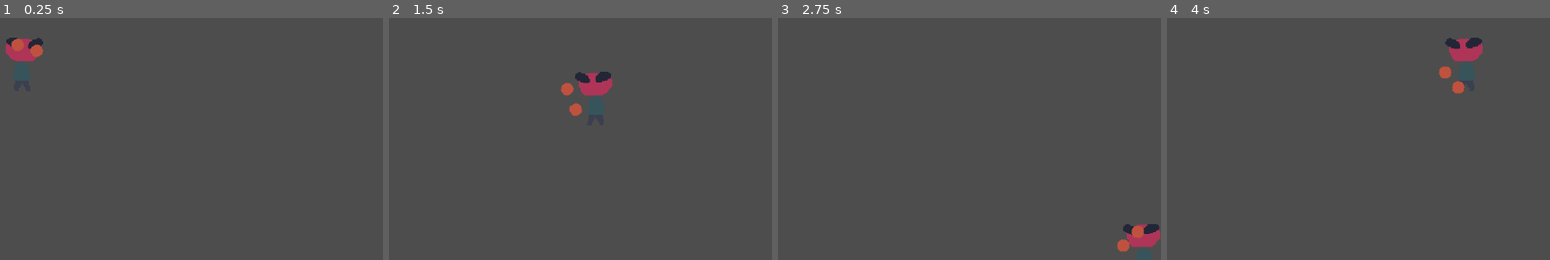
Above: before the commit, frames 1-4 (left to right).
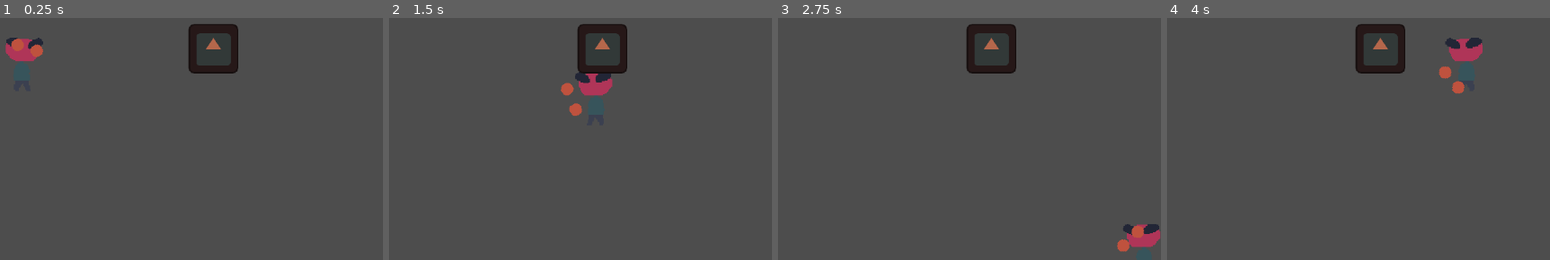
Above: after the commit, the same moments.

Repository: artemvandalovski/Salty-John
Game: Godot game, scene res://levels/Office.tscn
Two runs of this game, one before a commit and one after it. Both use one fixed random seed, a clock stepped at 60 frames per second and the inputs below. The engine's default icon, where the game draws it, is replaced by a stand-in: a white triangle on a blue panel in a dark square.
Inputs (mouse positions are in pixels of both pictures, inside the frame that each line leads up to):
- Up to frame 1 (0.25 s): no input
- Up to frame 2 (1.5 s): tap Enter at 0.5 s; move the mouse to (569, 39) at 0.52 s; hold D (right) 0.53-1.28 s; click (569, 39) at 0.6 s; move the mouse to (outside the picture) at 1.27 s; hold S (down) from 1.28 s (still down); right-click (outside the picture) at 1.35 s
- Up to frame 3 (2.75 s): move the mouse to (outside the picture) at 2.02 s; release S (down) at 2.03 s; hold D (right) from 2.03 s (still down); click (outside the picture) at 2.1 s
- Up to frame 4 (4 s): move the mouse to (outside the picture) at 2.77 s; release D (right) at 2.78 s; hold W (up) 2.78-3.53 s; right-click (outside the picture) at 2.85 s; move the mouse to (1404, 119) at 3.52 s; hold A (left) from 3.53 s (still down); click (1404, 119) at 3.6 s

The runs differ from the first frame. In frame 1, 2.6% of the frame differs, in the area x 49-63%, y 2-23%; in frame 2, 2.6%; in frame 3, 2.6%; in frame 4, 2.6%.

Commit message:
created enemy dummy

Diff:
--- a/autoloads/Global.gd
+++ b/autoloads/Global.gd
@@ -1,5 +1,4 @@
 extends Node
-
 
 var player
 var curr_level
--- a/common/hurtbox/Hurtbox.gd
+++ b/common/hurtbox/Hurtbox.gd
@@ -1,6 +1,5 @@
 class_name Hurtbox
 extends Area2D
-
 
 signal damaged(dmg)
 signal knocked_back(kb)
@@ -11,9 +10,11 @@
 
 
 func _ready():
+	config()
+
+func config():
 	collision_layer = 16
 	collision_mask = 0
-
 
 func damage(dmg: int):
 	if !is_enabled or !invincibility_timer.is_stopped(): return
--- /dev/null
+++ b/enemies/Dummy.tscn
@@ -0,0 +1,26 @@
+[gd_scene load_steps=5 format=3 uid="uid://bv44wpix1v7ge"]
+
+[ext_resource type="PackedScene" uid="uid://beoii3j7408qg" path="res://enemies/Enemy.tscn" id="1_4le0s"]
+[ext_resource type="Texture2D" uid="uid://dkhxrbhpbhgoi" path="res://icon.svg" id="2_rs333"]
+
+[sub_resource type="RectangleShape2D" id="RectangleShape2D_dwdrn"]
+size = Vector2(64, 64)
+
+[sub_resource type="RectangleShape2D" id="RectangleShape2D_6f112"]
+size = Vector2(80, 80)
+
+[node name="Dummy" instance=ExtResource("1_4le0s")]
+
+[node name="Sprite2D" type="Sprite2D" parent="." index="0"]
+modulate = Color(0.709804, 0.403922, 0.294118, 1)
+position = Vector2(1.90735e-06, 1.90735e-06)
+scale = Vector2(0.625, 0.625)
+texture = ExtResource("2_rs333")
+
+[node name="CollisionShape2D" parent="." index="1"]
+shape = SubResource("RectangleShape2D_dwdrn")
+
+[node name="CollisionShape2D" parent="Hurtbox" index="0"]
+shape = SubResource("RectangleShape2D_6f112")
+
+[editable path="Hurtbox"]
--- a/enemies/Enemy.tscn
+++ b/enemies/Enemy.tscn
@@ -1,5 +1,9 @@
-[gd_scene format=3 uid="uid://beoii3j7408qg"]
+[gd_scene load_steps=2 format=3 uid="uid://beoii3j7408qg"]
+
+[ext_resource type="PackedScene" uid="uid://b2lmymc4t3o2n" path="res://common/hurtbox/Hurtbox.tscn" id="1_38ih4"]
 
 [node name="Enemy" type="CharacterBody2D"]
 
 [node name="CollisionShape2D" type="CollisionShape2D" parent="."]
+
+[node name="Hurtbox" parent="." instance=ExtResource("1_38ih4")]
--- a/levels/Office.tscn
+++ b/levels/Office.tscn
@@ -1,6 +1,7 @@
-[gd_scene load_steps=2 format=3 uid="uid://c6icymb4ir46n"]
+[gd_scene load_steps=3 format=3 uid="uid://c6icymb4ir46n"]
 
 [ext_resource type="PackedScene" uid="uid://dqut3jqv5pwgt" path="res://player/John.tscn" id="1_dk4bx"]
+[ext_resource type="PackedScene" uid="uid://bv44wpix1v7ge" path="res://enemies/Dummy.tscn" id="2_yd8qp"]
 
 [node name="Level" type="Node2D"]
 
@@ -13,3 +14,6 @@
 
 [node name="John" parent="." instance=ExtResource("1_dk4bx")]
 position = Vector2(-4, 5)
+
+[node name="Dummy" parent="." instance=ExtResource("2_yd8qp")]
+position = Vector2(304, -16)
Not shown: 1 places in player/fists/Fists.tscn that only renumber resources
